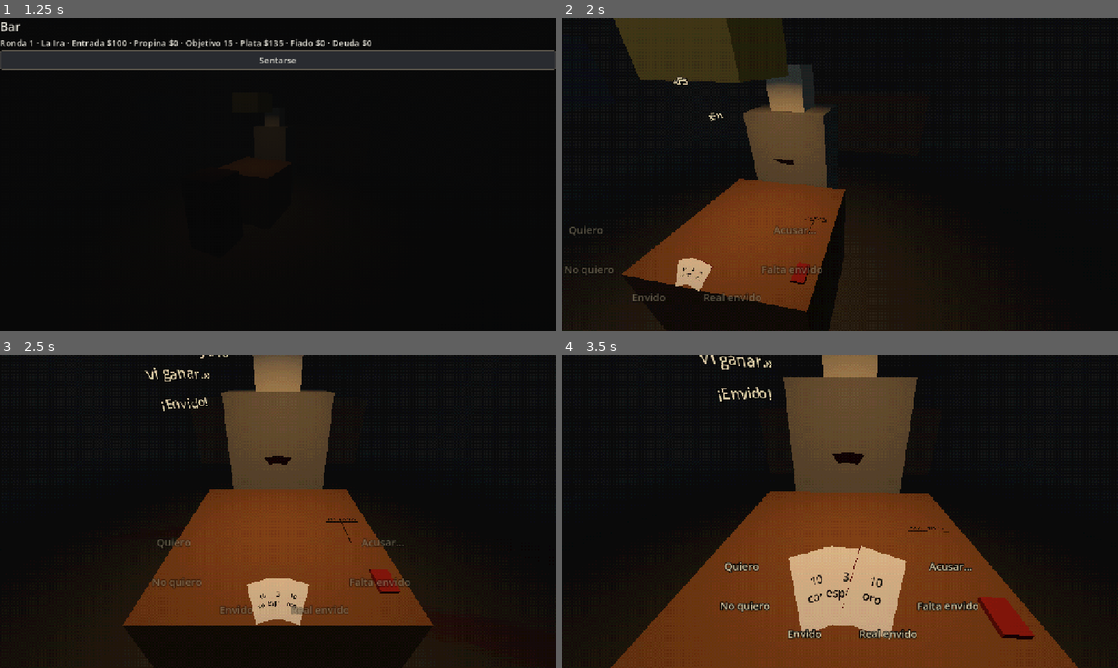
Above: before the commit, frames 1-4 (two rows, left to right).
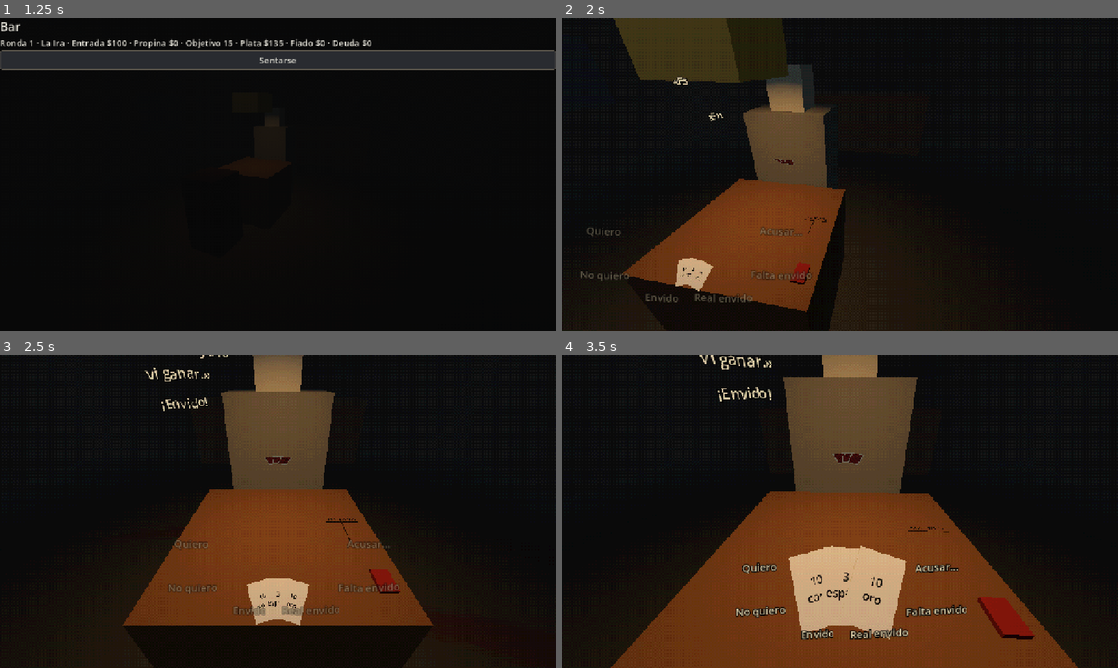
Above: after the commit, the same moments.

Repository: JoakoZarza/paye
Game: Godot game, scene res://ui/main.tscn
Same seed, same stepped clock (60 frames per second), same inputs: the game is played once before the commit and once after it.
Inputs (mouse positions are in pixels of both pictures, inside the frame that each line leads up to):
- Up to frame 1 (1.25 s): click "Normal — Partida equilibrada …" at 0.5 s
- Up to frame 2 (2 s): click "Sentarse" at 1.25 s
- Up to frame 3 (2.5 s): tap Enter at 2 s; move the mouse to (400, 495) at 2.02 s; hold D from 2.03 s (still down); hold Shift from 2.03 s (still down); click (400, 495) at 2.17 s; tap Space at 2.27 s
- Up to frame 4 (3.5 s): release D at 2.75 s; release Shift at 2.75 s; drag from (728, 527) to (812, 574) at 2.77 s

Frame 1 is identical in both runs. In frame 2, 1.1% of the frame differs, in the area x 0-47%, y 45-91%; in frame 3, 1.3%; in frame 4, 1.9%, in the area x 28-75%, y 31-91%.

Commit message:
feat(world): dorso con borde que se ve en la sombra, mirar cartas jugadas inclinado y cantos parejos con vaivén
Co-Authored-By: Claude Opus 5.5 <noreply@anthropic.com>

Diff:
--- a/tests/world/test_table_3d.gd
+++ b/tests/world/test_table_3d.gd
@@ -458,3 +458,43 @@
 	screen.follow_hand()
 	assert_gt(ring.position.y, at_cards + 150.0, "mirando arriba los cantos bajan con la mano")
 	assert_false(ring.visible, "y no se ven")
+
+
+func test_los_cantos_quedan_parejos_sobre_el_arco() -> void:
+	var spots: Array = load("res://ui/screens/table_screen.gd").ring_spots(6)
+	var gaps: Array[float] = []
+	for i in range(1, spots.size()):
+		gaps.append(((spots[i] - spots[i - 1]) * Vector2(16, 9)).length())
+	for g in gaps:
+		assert_almost_eq(g, gaps[0], gaps[0] * 0.1, "misma distancia entre cantos")
+
+
+func test_inclinado_las_cartas_jugadas_dicen_que_son() -> void:
+	var s := _setup()
+	var table: Table3D = s[2]
+	var bar: Bar3D = s[3]
+	var cam := CameraRig.new()
+	cam.mouse_look = false
+	bar.add_child(cam)
+	cam.setup(bar)
+	bar.camera = cam
+	cam.go_to(&"CamSeat", true)
+	var p := table.presenter
+	while p.card_action(0) == null:
+		if p.dealer_should_play():
+			p.dealer_step()
+		elif not p.call_buttons().is_empty():
+			p.act(p.call_buttons()[0]["action"])
+		else:
+			break
+	p.act(p.card_action(0))
+	var played: Card = p.hand().played[TablePresenter.PLAYER][0]
+	var node: Card3D = table._cards[played]
+	node.set_hover(true)
+	assert_eq(table.peeked_text(), "", "sentado derecho no pasa nada")
+	for i in 60:
+		cam.look(Vector2(0.5, 0.9), 1.0 / 60.0, 0, true)
+	node.set_hover(true)
+	assert_eq(table.peeked_text(), TablePresenter.card_text(played))
+	node.set_hover(false)
+	assert_eq(table.peeked_text(), "")
--- a/ui/ring_style.gd
+++ b/ui/ring_style.gd
@@ -7,8 +7,8 @@
 const HOVER := Color("#D9A54A")
 const DISABLED := Color(0.55, 0.52, 0.46, 0.6)
 const FONT_SIZE := 24
-## Temblor de RichTextLabel: rate = qué tan rápido, level = cuánto.
-const SHAKE := "[shake rate=5.0 level=3 connected=1]%s[/shake]"
+## Movimiento de RichTextLabel: un vaivén lento (wave) y encima el temblor (shake).
+const SHAKE := "[wave amp=30.0 freq=1.2 connected=1][shake rate=6.0 level=4 connected=1]%s[/shake][/wave]"
 
 
 ## Convierte un botón normal: el texto pasa a una etiqueta temblorosa encima.
--- a/ui/screens/table_screen.gd
+++ b/ui/screens/table_screen.gd
@@ -9,7 +9,7 @@
 ## Vista 3D: los cantos van en un arco alrededor de tu mano (centro y radios en
 ## fracción de pantalla; ángulos en grados, 270 = abajo).
 const RING_CENTER := Vector2(0.5, 0.68)
-const RING_RADII := Vector2(0.2, 0.17)
+const RING_RADII := Vector2(0.135, 0.165)
 const RING_FROM := 160.0
 const RING_TO := 380.0
 ## Margen alrededor de un botón dentro del cual la cabeza se queda quieta.
@@ -63,9 +63,10 @@
 ## los clics sobre las cartas.
 func _use_world() -> void:
 	# En 3D lo que pasó se ve en la mesa y los amuletos están apoyados en ella.
-	# La ronda son las fichas, el puntaje la planilla y la fase se ve en las manos.
+	# La ronda son las fichas, el puntaje la planilla y la fase se ve en las manos; las
+	# cartas de más del rival se cuentan mirando su abanico.
 	for n in [_dealer_row, _table_row, _player_row, _dealer_title, _table_title, _player_title,
-			_log_title, _log, _amulets_title, _amulets, _title, _score, _phase_label]:
+			_log_title, _log, _amulets_title, _amulets, _title, _score, _phase_label, _evidence_label]:
 		n.visible = false
 	# Título y puntaje arriba, botones abajo, el medio libre para ver la mesa.
 	var gap := Control.new()
@@ -133,28 +134,56 @@
 	return false
 
 
-## Pasa los cantos de la fila al arco alrededor de tus cartas.
+## Pasa los cantos de la fila al arco alrededor de tus cartas: repartidos a distancias
+## iguales sobre el arco, y cada uno pegado por su lado de adentro, así todos quedan a la
+## misma distancia de las cartas sin importar lo largo del texto.
 func _arrange_ring() -> void:
 	var items := _actions.get_children()
 	var n := items.size()
+	var spots := ring_spots(n)
 	for i in n:
 		var c := items[i] as Control
 		_actions.remove_child(c)
 		_ring.add_child(c)
 		if c is Button:
 			RingStyle.shakify(c as Button)
-		var t := 0.5 if n == 1 else float(i) / (n - 1)
-		var a := deg_to_rad(lerpf(RING_FROM, RING_TO, t))
-		var spot := RING_CENTER + Vector2(cos(a) * RING_RADII.x, -sin(a) * RING_RADII.y)
-		var half := c.get_combined_minimum_size() * 0.5
+		var spot: Vector2 = spots[i]
+		var size := c.get_combined_minimum_size()
+		# Cuánto se corre hacia afuera según de qué lado del arco está.
+		var side := clampf((spot.x - RING_CENTER.x) / RING_RADII.x, -1.0, 1.0)
+		var left := -size.x * (0.5 - 0.5 * side)
 		c.anchor_left = spot.x
 		c.anchor_right = spot.x
 		c.anchor_top = spot.y
 		c.anchor_bottom = spot.y
-		c.offset_left = -half.x
-		c.offset_right = half.x
-		c.offset_top = -half.y
-		c.offset_bottom = half.y
+		c.offset_left = left
+		c.offset_right = left + size.x
+		c.offset_top = -size.y * 0.5
+		c.offset_bottom = size.y * 0.5
+
+
+## n puntos (fracción de pantalla) a la misma distancia uno de otro sobre el arco.
+static func ring_spots(n: int) -> Array[Vector2]:
+	var out: Array[Vector2] = []
+	if n <= 0:
+		return out
+	var samples: Array[Vector2] = []
+	var lengths: Array[float] = [0.0]
+	for k in 121:
+		var a := deg_to_rad(lerpf(RING_FROM, RING_TO, k / 120.0))
+		samples.append(RING_CENTER + Vector2(cos(a) * RING_RADII.x, -sin(a) * RING_RADII.y))
+		if k > 0:
+			# En píxeles de 16:9, para que la distancia sea la que se ve.
+			lengths.append(lengths[k - 1] + ((samples[k] - samples[k - 1]) * Vector2(16, 9)).length())
+	var total: float = lengths[120]
+	for i in n:
+		var want := total * (0.5 if n == 1 else float(i) / (n - 1))
+		var k := 1
+		while k < 120 and lengths[k] < want:
+			k += 1
+		var t := 0.0 if lengths[k] == lengths[k - 1] else (want - lengths[k - 1]) / (lengths[k] - lengths[k - 1])
+		out.append(samples[k - 1].lerp(samples[k], clampf(t, 0.0, 1.0)))
+	return out
 
 
 func refresh() -> void:
--- a/world/card_3d.gd
+++ b/world/card_3d.gd
@@ -3,8 +3,12 @@
 ## Representa una carta clickeable sin filtrar cartas ocultas.
 
 signal clicked(card_index: int)
+## Mouse encima o no, para todas las cartas (las de la mesa también).
+signal hover_changed(on: bool)
 
 const CARD_SIZE: Vector2 = Vector2(0.063, 0.095)
+const PEEK_LIFT := 0.03
+const BACK_GLOW := 0.45
 
 var card_index: int = -1
 var _card: Card
@@ -39,6 +43,10 @@
 	if back_material.albedo_texture == null:
 		back_material.albedo_color = Color("#6E1A1A")
 	back_material.texture_filter = BaseMaterial3D.TEXTURE_FILTER_NEAREST
+	# Brilla un poco solo: el borde claro se ve aunque el rival las tenga en la sombra.
+	back_material.emission_enabled = true
+	back_material.emission_texture = back_material.albedo_texture
+	back_material.emission_energy_multiplier = BACK_GLOW
 	_back.material_override = back_material
 	_face.visible = false
 	_face_label.visible = false
@@ -95,12 +103,23 @@
 
 
 func set_hover(on: bool) -> void:
+	hover_changed.emit(on)
 	if _move_tween != null and _move_tween.is_running():
 		return
 	if _hover_tween != null and _hover_tween.is_running():
 		_hover_tween.kill()
 	_hover_tween = create_tween()
 	_hover_tween.tween_property(self, "position:y", rest_y + (0.02 if on and hoverable else 0.0), 0.15)
+
+
+## Levantarla un poco de la mesa para mirarla (inclinado sobre la mesa).
+func peek(on: bool) -> void:
+	if _move_tween != null and _move_tween.is_running():
+		return
+	if _hover_tween != null and _hover_tween.is_running():
+		_hover_tween.kill()
+	_hover_tween = create_tween()
+	_hover_tween.tween_property(self, "position:y", rest_y + (PEEK_LIFT if on else 0.0), 0.15)
 
 
 func _show_face() -> void:
--- a/world/card_textures.gd
+++ b/world/card_textures.gd
@@ -13,6 +13,31 @@
 	return null
 
 
+static var _generated_back: Texture2D
+
+
+## Dorso: back.png si existe; si no, uno generado con borde claro como las cartas
+## españolas, para que se cuenten las cartas del rival aunque estén en la sombra.
 static func back() -> Texture2D:
 	var path: String = CARDS_DIR.path_join("back.png")
-	return load(path) as Texture2D if ResourceLoader.exists(path) else null
+	if ResourceLoader.exists(path):
+		return load(path) as Texture2D
+	if _generated_back == null:
+		_generated_back = _make_back()
+	return _generated_back
+
+
+static func _make_back() -> Texture2D:
+	var w := 32
+	var h := 48
+	var border := 3
+	var img := Image.create(w, h, false, Image.FORMAT_RGB8)
+	var cream := Color("#D8C9A3")
+	var red := Color("#7A1E1A")
+	var dark := Color("#4A1210")
+	for y in h:
+		for x in w:
+			var edge := x < border or y < border or x >= w - border or y >= h - border
+			var c := cream if edge else (dark if (x + y) % 6 == 0 or (x - y + 60) % 6 == 0 else red)
+			img.set_pixel(x, y, c)
+	return ImageTexture.create_from_image(img)
--- a/world/ps1/ps1.gdshader
+++ b/world/ps1/ps1.gdshader
@@ -12,6 +12,8 @@
 uniform vec2 snap_resolution = vec2(640.0, 360.0);
 // 0 = texturas correctas, 1 = deformación afín completa.
 uniform float affine_strength : hint_range(0.0, 1.0) = 0.6;
+// Cuánto brilla solo, sin luz (el dorso de las cartas, para contarlas en la sombra).
+uniform float self_light = 0.0;
 
 // UV*w y w se interpolan con perspectiva; su cociente da la interpolación afín.
 varying vec3 affine_uv;
@@ -31,6 +33,7 @@
 		color *= texture(albedo_texture, uv);
 	}
 	ALBEDO = color.rgb;
+	EMISSION = color.rgb * self_light;
 	ROUGHNESS = 1.0;
 	SPECULAR = 0.0;
 }
--- a/world/ps1/ps1_material.gd
+++ b/world/ps1/ps1_material.gd
@@ -19,6 +19,8 @@
 		if base.albedo_texture != null:
 			out.set_shader_parameter("albedo_texture", base.albedo_texture)
 			out.set_shader_parameter("has_texture", true)
+		if base.emission_enabled:
+			out.set_shader_parameter("self_light", base.emission_energy_multiplier)
 	elif source is ShaderMaterial and (source as ShaderMaterial).shader == SHADER:
 		return source as ShaderMaterial
 	return out
--- a/world/table_3d.gd
+++ b/world/table_3d.gd
@@ -26,6 +26,9 @@
 	Vector3(-0.38, 0.7505, 0.2), Vector3(-0.38, 0.7505, 0.36)]
 ## En su turno el rival levanta el abanico, como quien piensa qué tirar.
 const DEALER_THINKING := Vector3(0, 0.05, 0.03)
+## El nombre de la carta que mirás inclinado: más chico y apenas arriba de ella.
+const PEEK_SCALE := 0.45
+const PEEK_ABOVE := Vector3(0, 0.07, 0)
 ## El canto va debajo de lo que murmura.
 const CALL_OFFSET := Vector3(0, -0.26, 0)
 const PLAYER := TablePresenter.PLAYER
@@ -49,6 +52,10 @@
 var _amulets_key := ""
 var _babble: Babble
 var _props: TableProps
+## Cartas jugadas (Card -> true) y la que estás mirando inclinado, con su nombre arriba.
+var _on_table: Dictionary = {}
+var _peeked: Card3D
+var _peek_label: Subtitle3D
 var _hand_raised := true
 
 
@@ -81,6 +88,10 @@
 	_sheet.name = "Sheet"
 	_sheet.ps1 = ps1
 	bar.marker("ScoreSheet").add_child(_sheet)
+	_peek_label = Subtitle3D.new()
+	_peek_label.name = "PeekLabel"
+	_peek_label.scale = Vector3.ONE * PEEK_SCALE
+	_root.add_child(_peek_label)
 	_props = TableProps.new()
 	_props.name = "Props"
 	_props.ps1 = ps1
@@ -92,6 +103,8 @@
 ## La mano se levanta cuando la cabeza mira tus cartas; si mirás para otro lado
 ## la bajás un poco, sin apoyarla.
 func _process(_delta: float) -> void:
+	if _peeked != null and (not is_instance_valid(_peeked) or not _leaning()):
+		_end_peek()
 	var raised := hand_should_be_raised()
 	if raised != _hand_raised:
 		_hand_raised = raised
@@ -172,6 +185,7 @@
 			var spot := fan(theirs_at, i, theirs.size(), HAND_TILT, PI)
 			_place(theirs[i], i, true, spot[0], spot[1], false)
 			wanted[theirs[i]] = true
+		_on_table.clear()
 		for who in [PLAYER, DEALER]:
 			var played: Array = h.played[who]
 			for b in played.size():
@@ -180,6 +194,7 @@
 				var pos := marker.position + Vector3(0, 0.001 * maxi(b - 2, 0), 0)
 				_place(played[b], -1, who == DEALER, pos, Vector3(FACE_UP, 0, 0), false, true)
 				wanted[played[b]] = true
+				_on_table[played[b]] = true
 	for card in _cards.keys():
 		if not wanted.has(card):
 			(_cards[card] as Node).queue_free()
@@ -216,6 +231,7 @@
 		if not dealer:
 			_revealed[card] = true
 		node.clicked.connect(_on_card_clicked)
+		node.hover_changed.connect(_on_card_hover.bind(card, node))
 		_cards[card] = node
 		if ps1:
 			Ps1Material.apply(node)
@@ -288,3 +304,34 @@
 		token.setup(infos[i], ps1)
 		token.pressed.connect(func(id: StringName, needs: StringName) -> void: amulet_pressed.emit(id, needs))
 		_amulets.append(token)
+
+
+func _leaning() -> bool:
+	return bar.camera != null and bar.camera.leaning()
+
+
+## Inclinado sobre la mesa, pasar el mouse por una carta jugada la levanta y dice qué es.
+func _on_card_hover(on: bool, card: Card, node: Card3D) -> void:
+	if not on:
+		if node == _peeked:
+			_end_peek()
+		return
+	if not _on_table.has(card) or not _leaning():
+		return
+	if _peeked != null and _peeked != node and is_instance_valid(_peeked):
+		_peeked.peek(false)
+	_peeked = node
+	node.peek(true)
+	_peek_label.position = node.position + PEEK_ABOVE
+	_peek_label.say(TablePresenter.card_text(card), true)
+
+
+func peeked_text() -> String:
+	return _peek_label.text if _peeked != null else ""
+
+
+func _end_peek() -> void:
+	if is_instance_valid(_peeked):
+		_peeked.peek(false)
+	_peeked = null
+	_peek_label.say("")
Not shown, changed: docs/plans/2026-11-02-plan-7-mesa-3d.md
